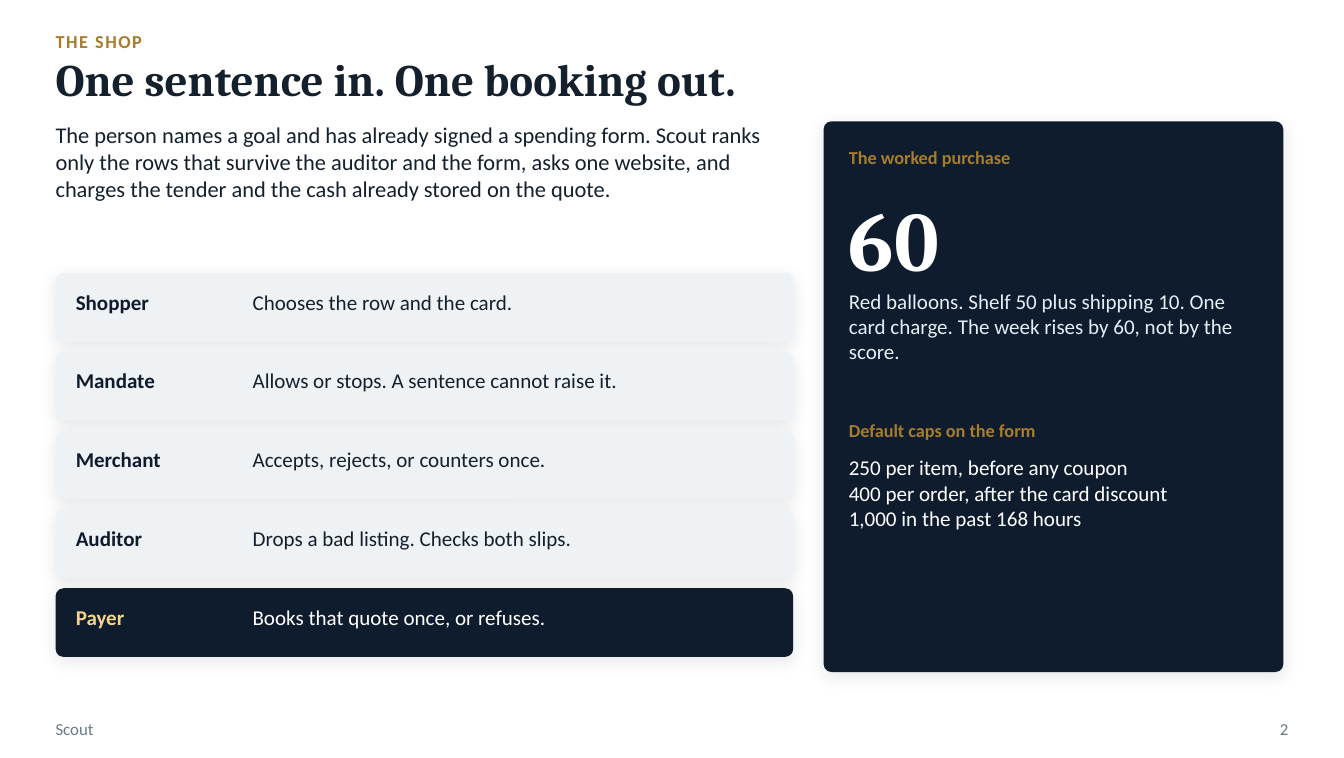
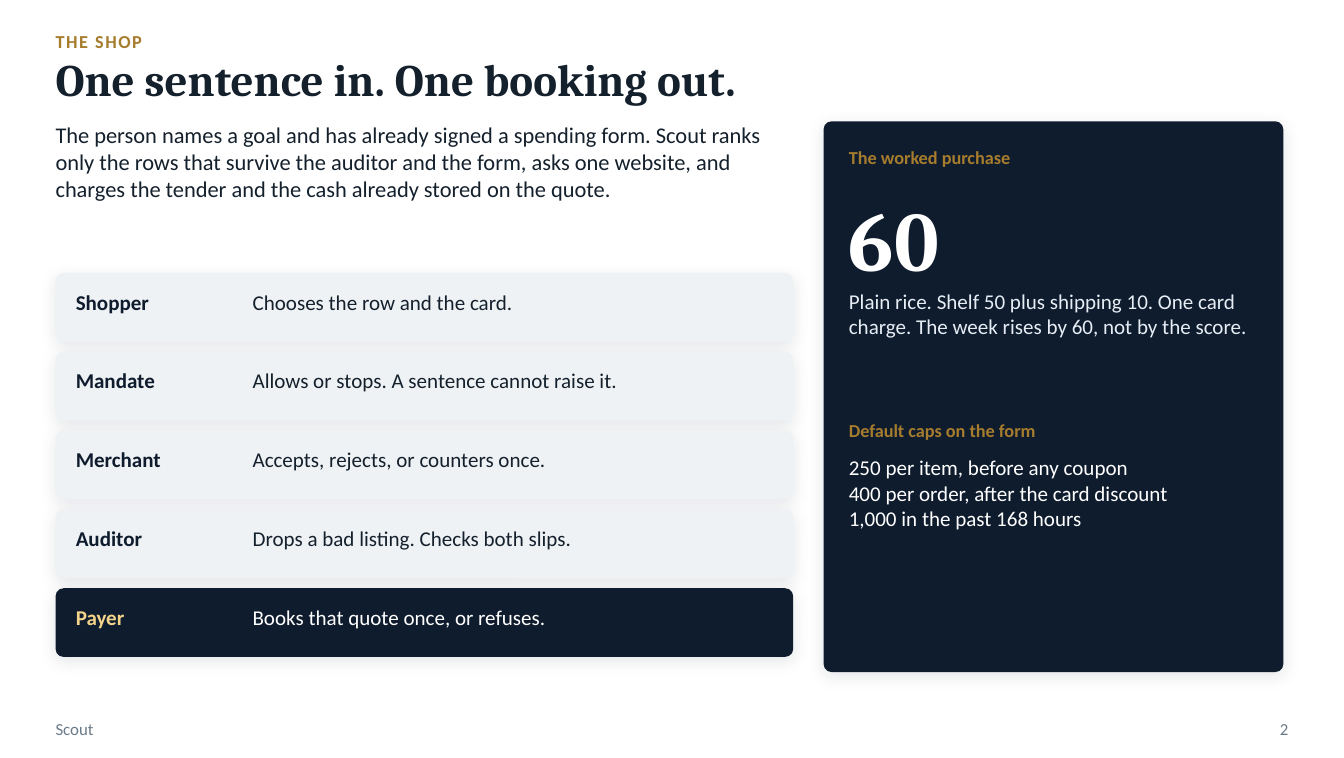
Before and after one commit to jaccokwok/Agentic-Commerce, a slide deck: slide 2 of tasks/artifacts/scout-judges.pptx. Drawn at 1344x758 pixels with LibreOffice and Linux fonts; fonts in the diff are those of the drawing. Boxes give left, top, right and bottom in pixels: in the first picture for what was removed or moved away, otherwise in the second. Text is boxed around its words. In the diff, an @@ line names an element or a change of style, - is before the commit and + after.

```diff
--- a/tasks/artifacts/scout-judges.pptx
+++ b/tasks/artifacts/scout-judges.pptx
@@ text at <box>849,294,1247,338</box>: text changed @@
-Red balloons. Shelf 50 plus shipping 10. One card charge. The week rises by 60, not by the score.
+Plain rice. Shelf 50 plus shipping 10. One card charge. The week rises by 60, not by the score.
```
Also in this commit, not shown: 14 other slides changed, 1 slide added, 32 other files.
